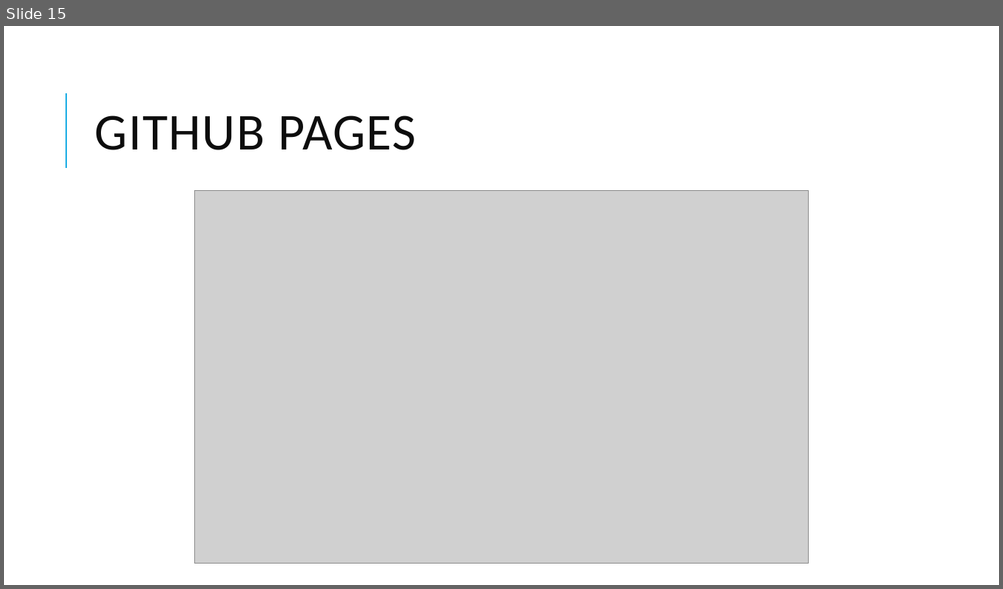
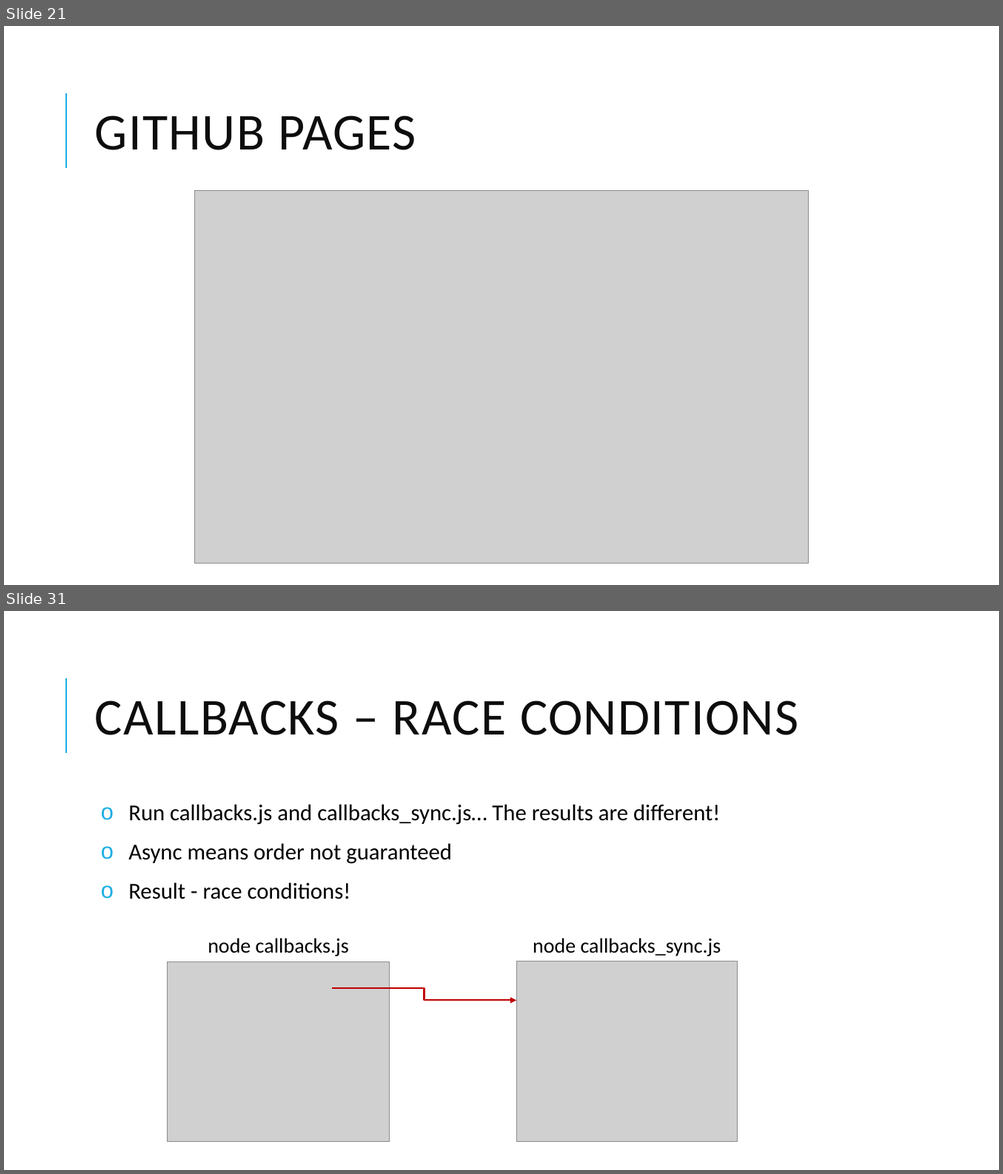
Before and after one commit to thm-design/node-tutorial, a slide deck: Learn Node.pptx. Shown one above the other, each under a label of ours: slide 15 before the commit, slides 21 and 31 after it; the slides between them are not shown. The pictures are 1003x589 and 1003x1174 pixels, drawn with LibreOffice and Linux fonts; fonts in the diff are those of the drawing; grey boxes stand for pictures. Boxes give left, top, right and bottom in pixels: in the first picture for what was removed or moved away, otherwise in the second. Text is boxed around its words. In the diff, an @@ line names an element or a change of style, - is before the commit and + after.

```diff
--- a/Learn Node.pptx
+++ b/Learn Node.pptx
@@ slide 31 added at box(4, 611, 999, 1170), background #FFFFFF; not listed: 1 template element that a slide beside it also shows @@
@@ title added at box(95, 701, 798, 735), 50 pt, text #0D0D0D @@
+CALLBACKS – RACE CONDITIONS
@@ text added at box(128, 804, 720, 900), 22 pt, text #000000 @@
+o Run callbacks.js and callbacks_sync.js… The results are different!
+o Async means order not guaranteed
+o Result - race conditions!
@@ text added at box(208, 938, 349, 957), 20 pt, text #000000 @@
+node callbacks.js
@@ text added at box(532, 938, 721, 957), 20 pt, text #000000 @@
+node callbacks_sync.js
@@ picture added at box(168, 963, 389, 1142) @@
@@ picture added at box(517, 962, 737, 1142) @@
@@ elbow arrow added from (332, 988) to (517, 1000), #C00000 1.5 pt @@
@@ what was slide 15 is now slide 21 @@
```
Also in this commit, not shown: 8 slides changed, 26 other slides added, 2 slides removed, 9 other files.
